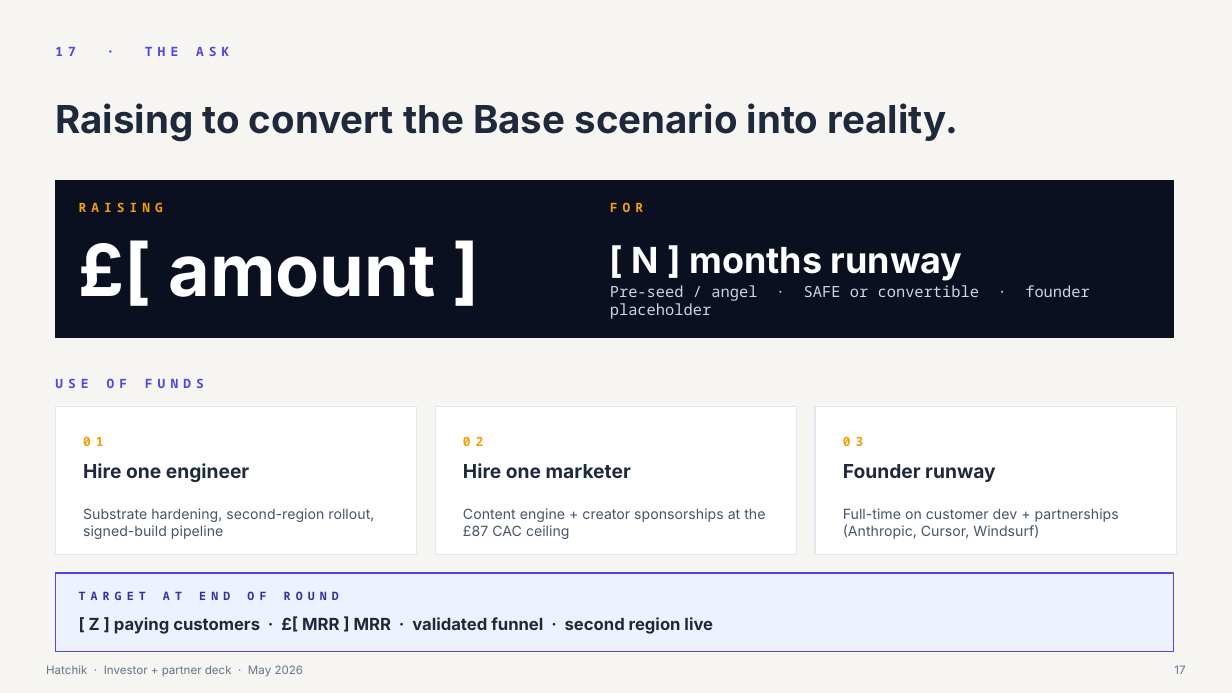
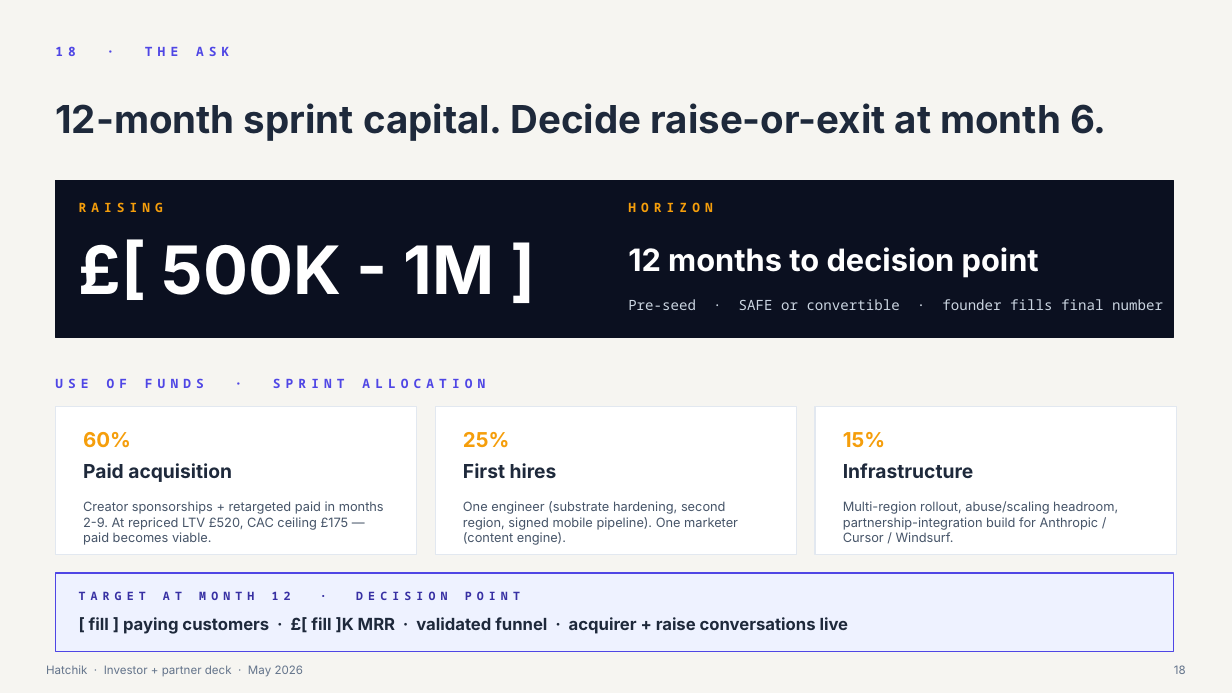
Before and after one commit to mfazicoder/slideatelier, a slide deck: slide 18 of proposals/hatchik/hatchik-pitch-deck.pptx (slide 17 before the commit). Drawn at 1232x693 pixels with LibreOffice and Linux fonts; fonts in the diff are those of the drawing. Boxes give left, top, right and bottom in pixels: in the first picture for what was removed or moved away, otherwise in the second. Text is boxed around its words. In the diff, an @@ line names an element or a change of style, - is before the commit and + after.

```diff
--- a/proposals/hatchik/hatchik-pitch-deck.pptx
+++ b/proposals/hatchik/hatchik-pitch-deck.pptx
@@ text at [55, 46, 229, 56]: text changed @@
-17 · THE ASK
+18 · THE ASK
@@ text at [55, 103, 1107, 141]: text changed @@
-Raising to convert the Base scenario into reality.
+12-month sprint capital. Decide raise-or-exit at month 6.
@@ text at [628, 202, 712, 212]: text changed @@
-FOR
+HORIZON
@@ text at [162, 244, 495, 295]: text changed; size 56 to 52 pt @@
-£[ amount ]
+£[ 500K - 1M ]
@@ text at [628, 247, 1039, 277]: text changed; size 28 to 24 pt @@
-[ N ] months runway
+12 months to decision point
@@ text at [628, 299, 1163, 310]: text changed; size 12 to 11 pt @@
-Pre-seed / angel · SAFE or convertible · founder placeholder
+Pre-seed · SAFE or convertible · founder fills final number
@@ text at [55, 378, 485, 388]: text changed @@
-USE OF FUNDS
+USE OF FUNDS · SPRINT ALLOCATION
@@ text at [83, 432, 131, 448]: text changed; size 10 to 16 pt; font Noto Sans Mono to Inter @@
-01
+60%
@@ text at [463, 432, 509, 448]: text changed; size 10 to 16 pt; font Noto Sans Mono to Inter @@
-02
+25%
@@ text at [843, 432, 885, 448]: text changed; size 10 to 16 pt; font Noto Sans Mono to Inter @@
-03
+15%
@@ text at [83, 463, 232, 482]: text changed @@
-Hire one engineer
+Paid acquisition
@@ text at [463, 463, 557, 478]: text changed @@
-Hire one marketer
+First hires
@@ text at [843, 463, 974, 478]: text changed @@
-Founder runway
+Infrastructure
@@ text at [83, 501, 384, 545]: text changed; size 11 to 10 pt @@
-Substrate hardening, second-region rollout, signed-build pipeline
+Creator sponsorships + retargeted paid in months 2-9. At repriced LTV £520, CAC ceiling £175 — paid becomes viable.
@@ text at [463, 501, 738, 545]: text changed; size 11 to 10 pt @@
-Content engine + creator sponsorships at the £87 CAC ceiling
+One engineer (substrate hardening, second region, signed mobile pipeline). One marketer (content engine).
@@ text at [843, 501, 1118, 542]: text changed; size 11 to 10 pt @@
-Full-time on customer dev + partnerships (Anthropic, Cursor, Windsurf)
+Multi-region rollout, abuse/scaling headroom, partnership-integration build for Anthropic / Cursor / Windsurf.
@@ text at [79, 582, 633, 610]: text changed @@
-TARGET AT END OF ROUND
+TARGET AT MONTH 12 · DECISION POINT
@@ text at [89, 617, 849, 634]: text changed @@
-[ Z ] paying customers · £[ MRR ] MRR · validated funnel · second region live
+[ fill ] paying customers · £[ fill ]K MRR · validated funnel · acquirer + raise conversations live
@@ text at [1174, 665, 1186, 674]: text changed @@
-17
+18
```
Also in this commit, not shown: 7 other slides changed, 4 slides added, 3 slides removed, 2 other files.
